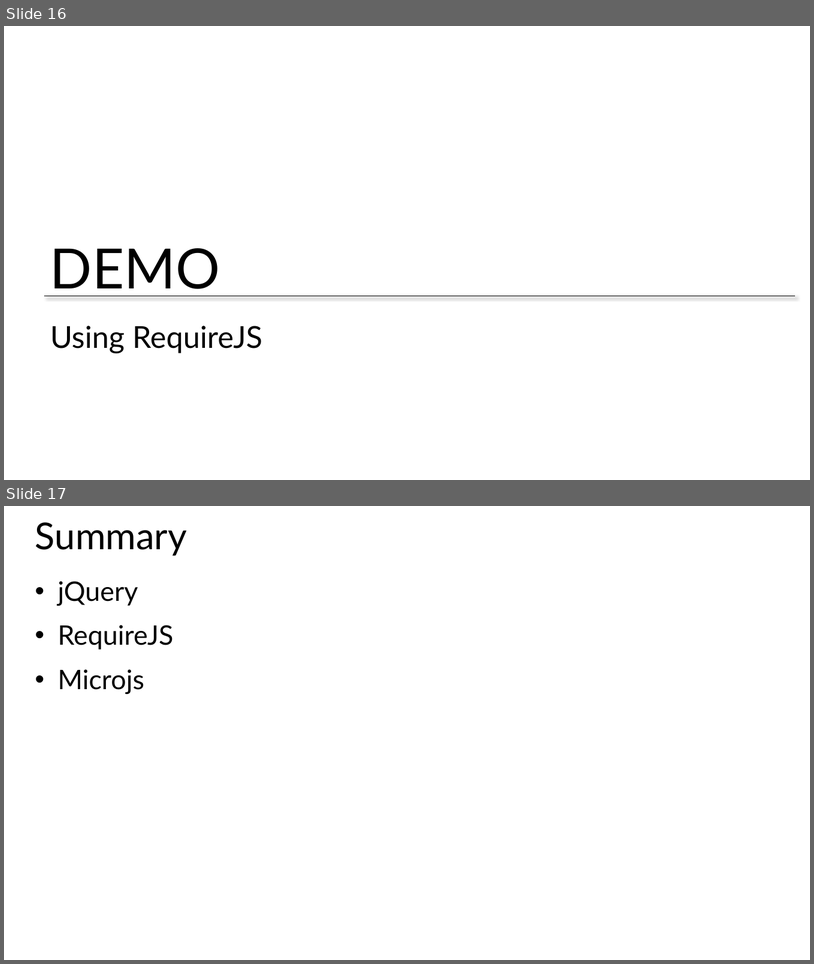
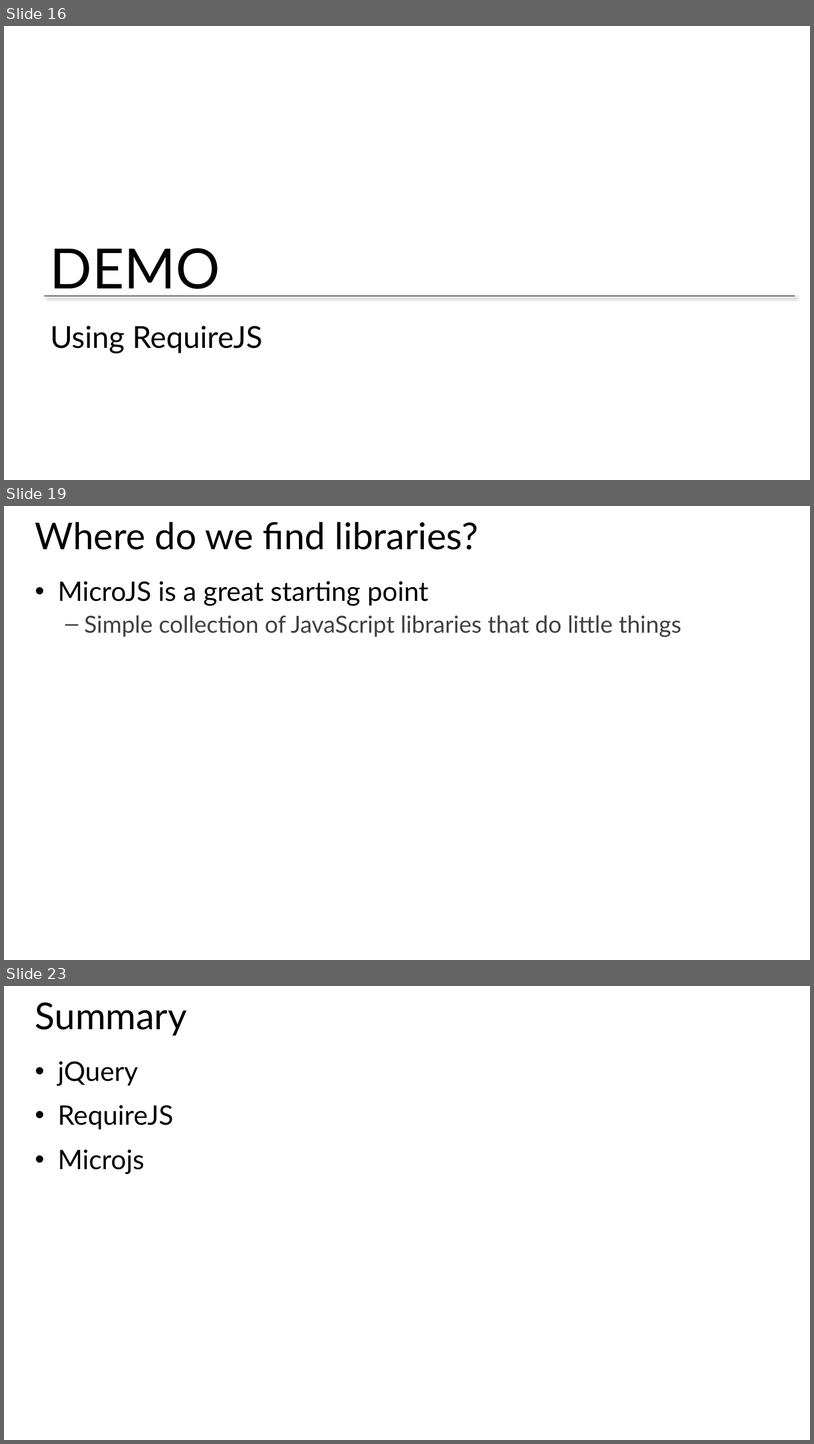
Before and after one commit to Amart85/JavaScript-Experienced-Developers, a slide deck: Slides/Module 5 - JS Libraries.pptx. Shown one above the other, each under a label of ours: slides 16 and 17 before the commit, slides 16, 19 and 23 after it; the slides between them are not shown. The pictures are 814x964 and 814x1444 pixels, drawn with LibreOffice and Linux fonts; fonts in the diff are those of the drawing; background and template pictures are left out. Boxes give left, top, right and bottom in pixels: in the first picture for what was removed or moved away, otherwise in the second. Text is boxed around its words. In the diff, an @@ line names an element or a change of style, - is before the commit and + after.

```diff
--- a/Slides/Module 5 - JS Libraries.pptx
+++ b/Slides/Module 5 - JS Libraries.pptx
@@ slide 19 added at bbox=[4, 506, 810, 960], background #FFFFFF @@
@@ title added at bbox=[35, 522, 479, 550], 44 pt, text #000000 @@
+Where do we find libraries?
@@ text added at bbox=[58, 581, 681, 637], 28 pt, text #404040 @@
+• MicroJS is a great starting point
+  – Simple collection of JavaScript libraries that do little things
@@ what was slide 17 is now slide 23 @@
```
Also in this commit, not shown: 1 slide changed, 5 other slides added.
